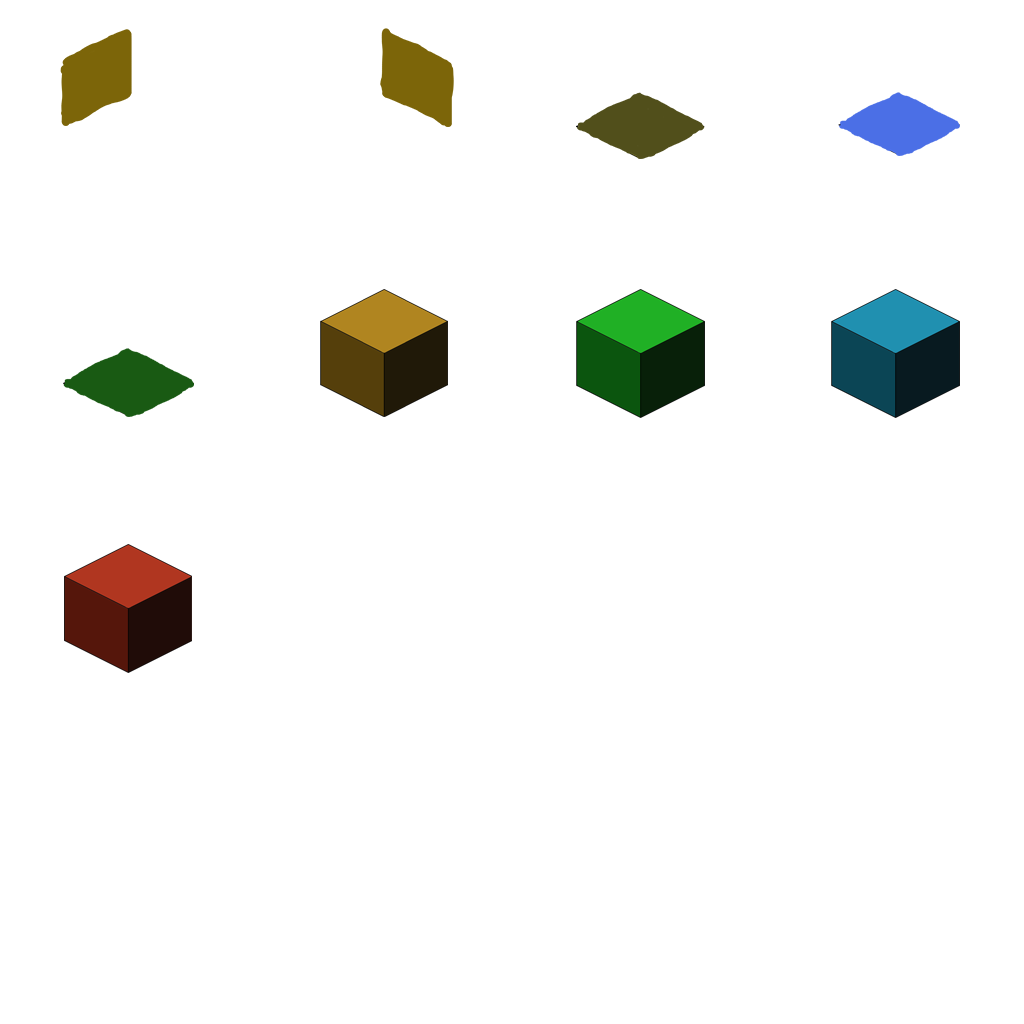
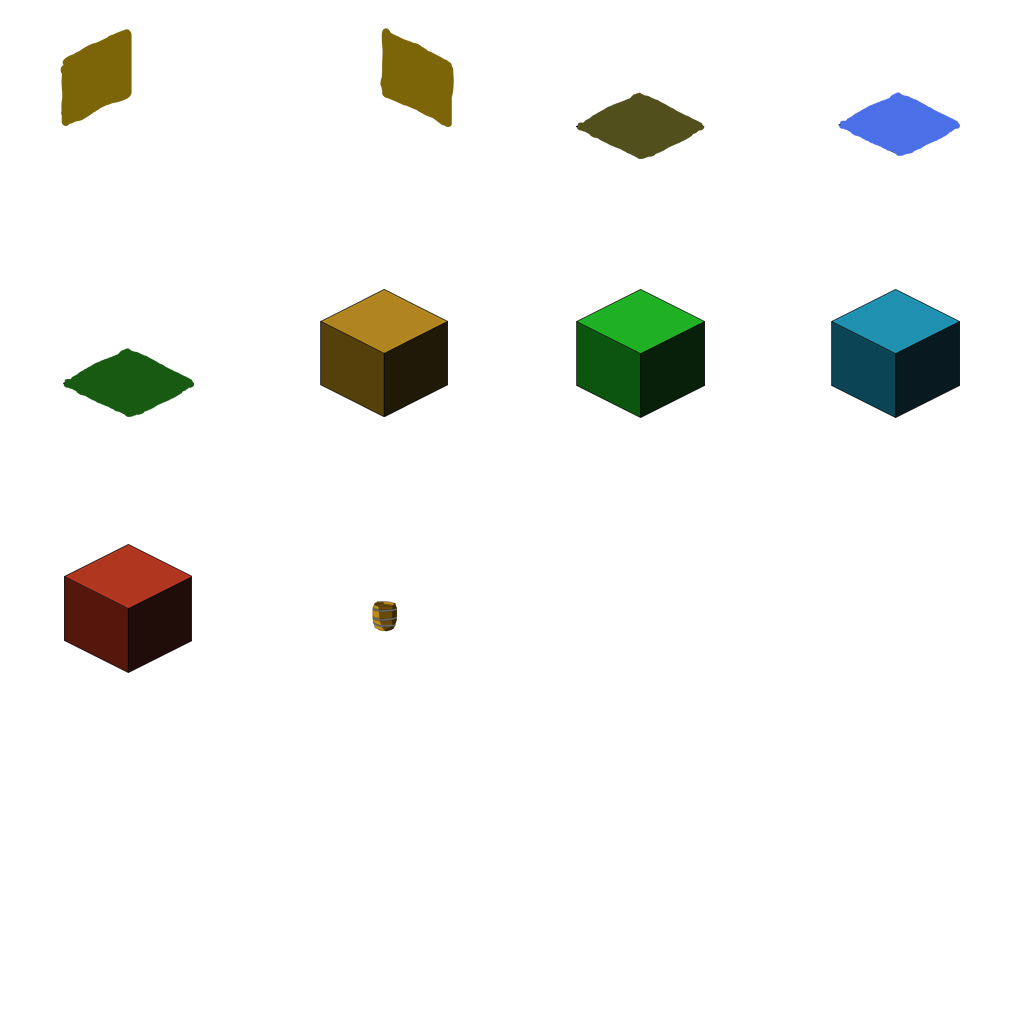
Layer changes from the first 1024 x 1024 image to the second:
added layer "Layer 8" above "Layer 6" over [372, 601, 397, 632]
